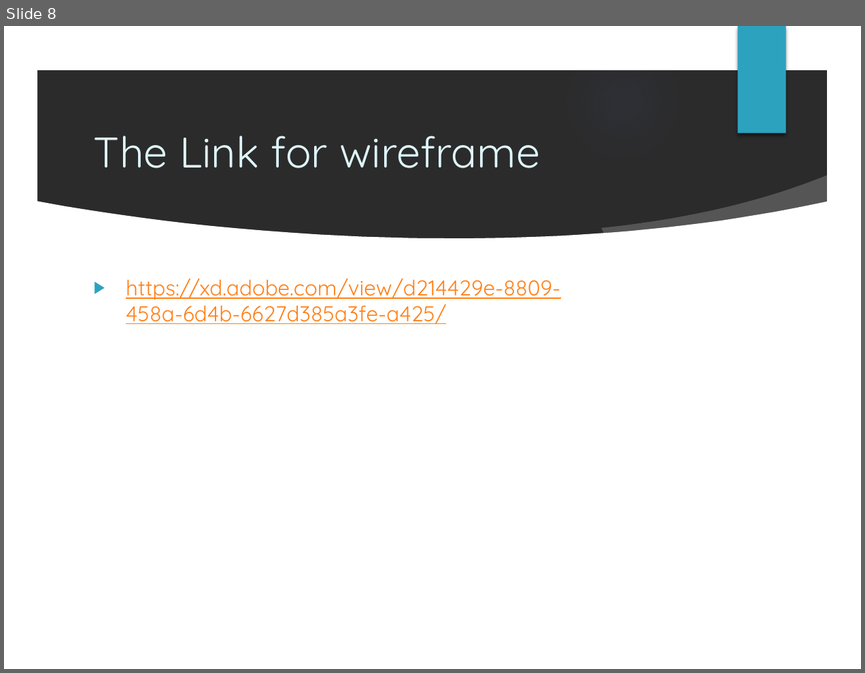
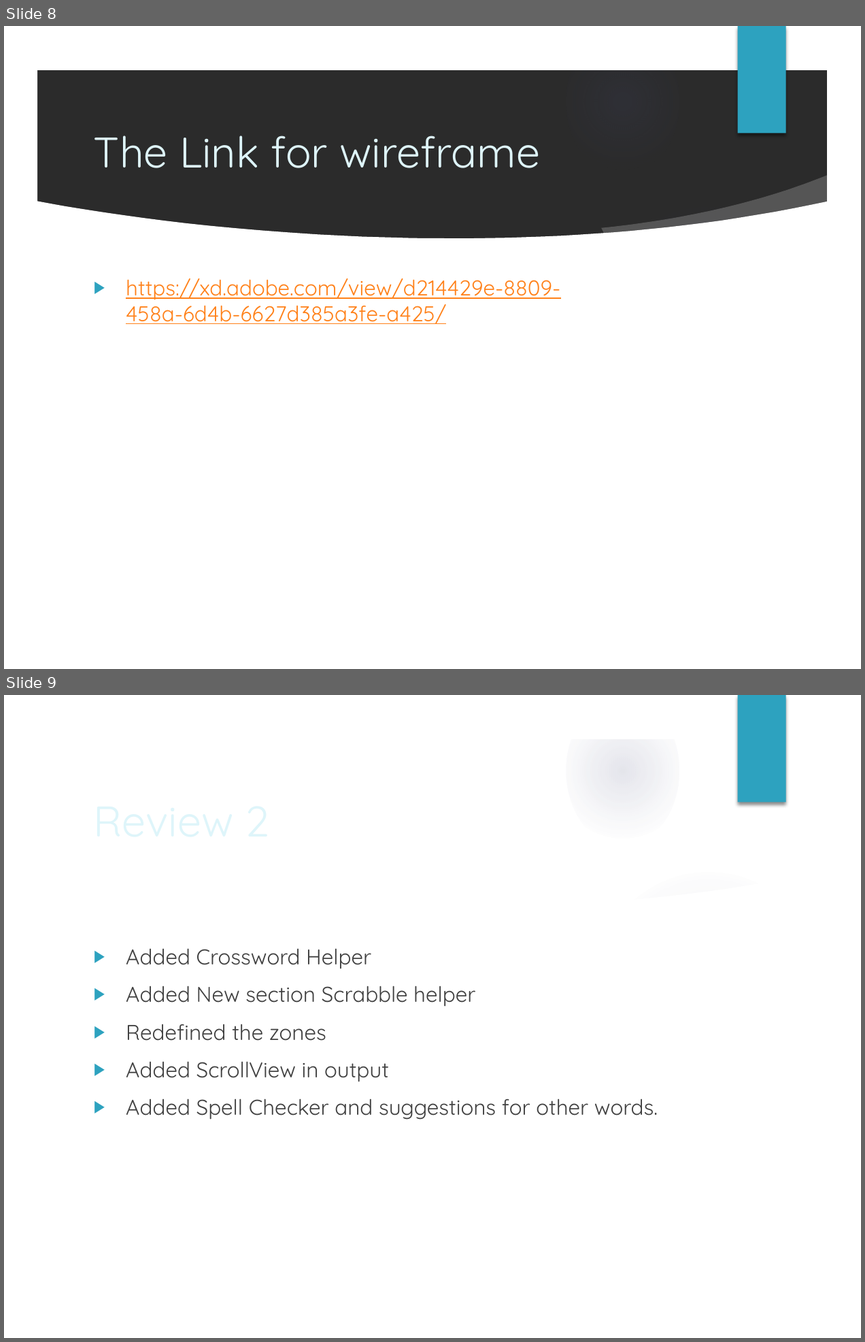
Before and after one commit to ritveak/Wordzone, a slide deck: review 1.pptx. Shown one above the other, each under a label of ours: slide 8 before the commit, slides 8 and 9 after it. The pictures are 865x673 and 865x1342 pixels, drawn with LibreOffice and Linux fonts; fonts in the diff are those of the drawing; background and template pictures are left out; a plain dark background stands for a picture behind light text. Boxes give left, top, right and bottom in pixels: in the first picture for what was removed or moved away, otherwise in the second. Text is boxed around its words. In the diff, an @@ line names an element or a change of style, - is before the commit and + after.

Commit message:
Added Spell checker. updated ppt. Hyper screen's formatting is pending

```diff
--- a/review 1.pptx
+++ b/review 1.pptx
@@ slide 9 added at <box>4,695,861,1338</box>, background picture (left out); not listed: 9 template elements that a slide beside it also shows @@
@@ title added at <box>86,786,702,852</box>, 36 pt, text #DEF5FA @@
+Review 2
@@ text added at <box>126,948,657,1119</box>, 18 pt, text #404040 @@
+▶ Added Crossword Helper
+▶ Added New section Scrabble helper
+▶ Redefined the zones
+▶ Added ScrollView in output
+▶ Added Spell Checker and suggestions for other words.
```
Also in this commit, not shown: 1 slide changed, 4 other slides added, 2 other files.
